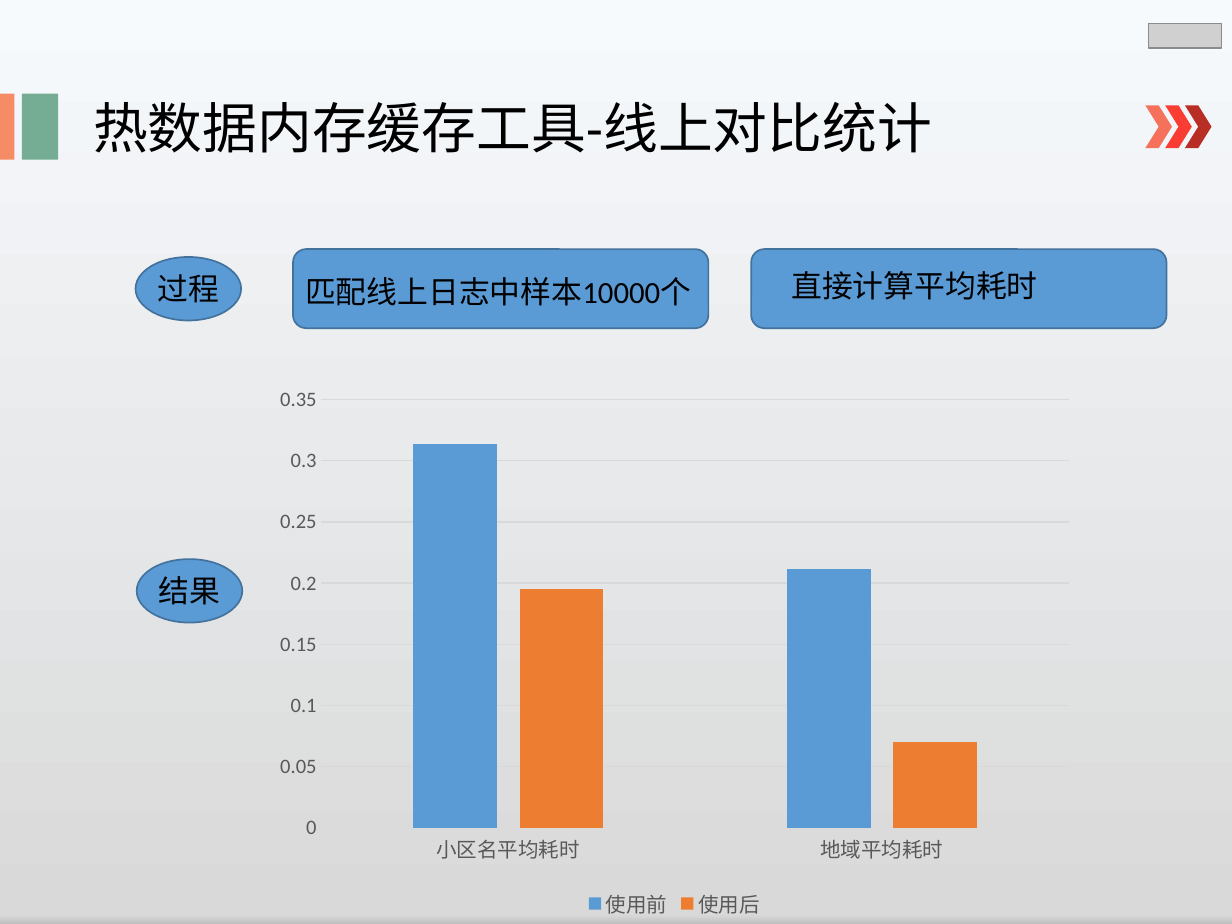
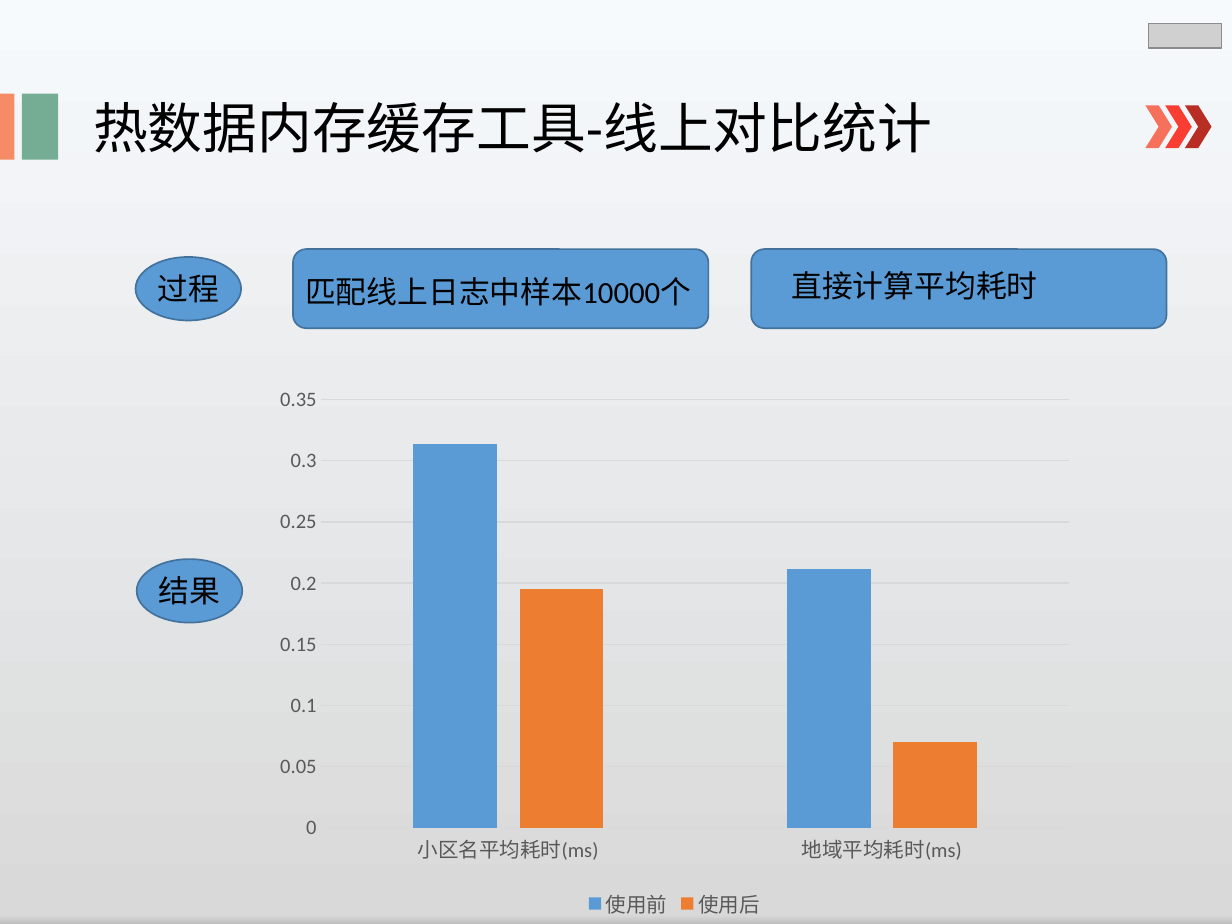
Before and after one commit to lspgithublxh/document, a slide deck: slide 21 of 业务文档跟踪/述职/shuzhi.pptx. Drawn at 1232x924 pixels with LibreOffice and Linux fonts; fonts in the diff are those of the drawing; grey boxes stand for pictures. Boxes give left, top, right and bottom in pixels: in the first picture for what was removed or moved away, otherwise in the second. Text is boxed around its words. In the diff, an @@ line names an element or a change of style, - is before the commit and + after.

```diff
--- a/业务文档跟踪/述职/shuzhi.pptx
+++ b/业务文档跟踪/述职/shuzhi.pptx
@@ column chart at bbox=[264, 377, 1085, 924] @@
-categories: 小区名平均耗时, 地域平均耗时
+categories: 小区名平均耗时(ms), 地域平均耗时(ms)
```
Also in this commit, not shown: 7 other slides changed, 1 slide added, 1 slide removed.
